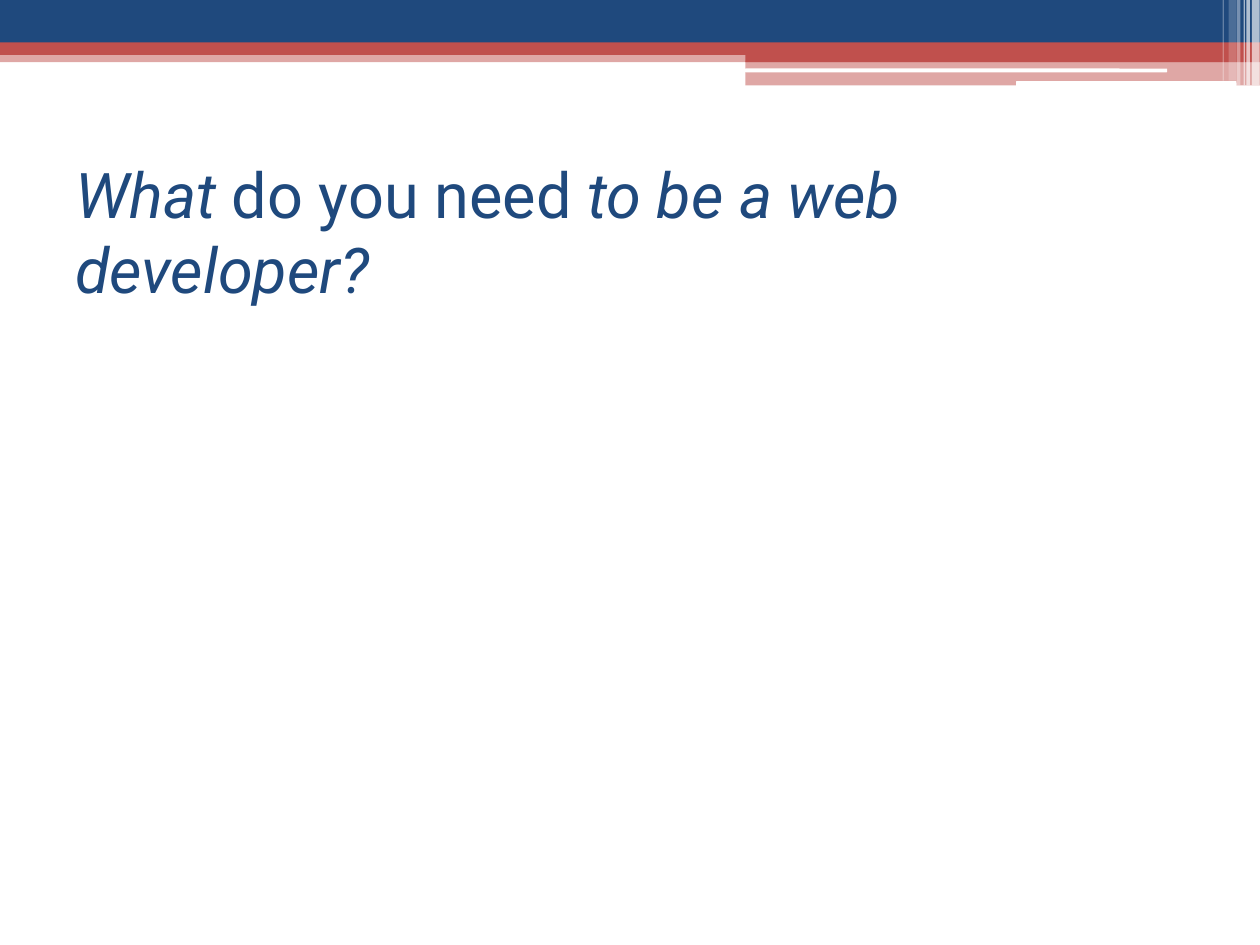
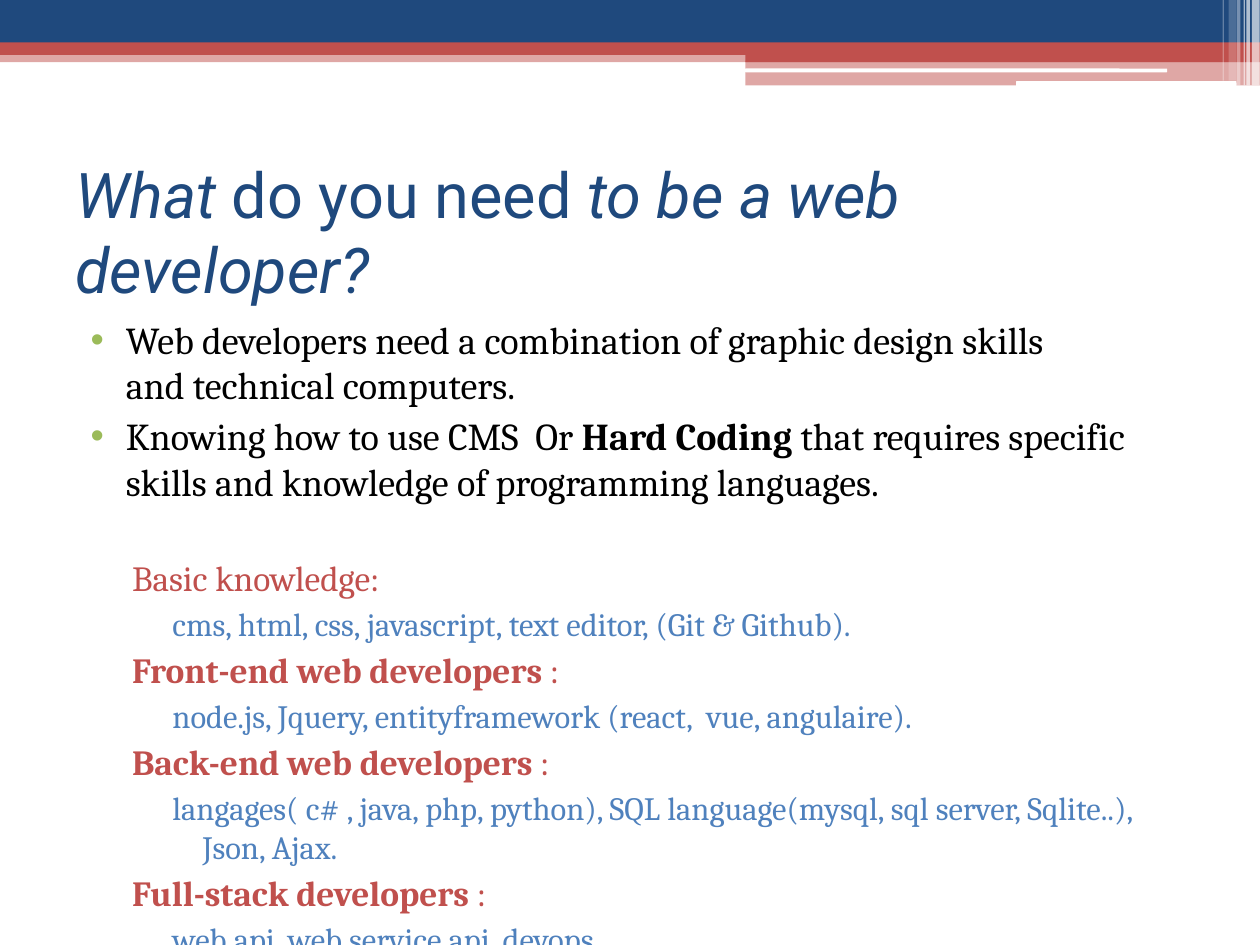
Before and after one commit to jmaielkawthar/GoMyCode, a slide deck: slide 4 of CHECKPOINT.pptx. Drawn at 1260x945 pixels with LibreOffice and Linux fonts; fonts in the diff are those of the drawing. Boxes give left, top, right and bottom in pixels: in the first picture for what was removed or moved away, otherwise in the second. Text is boxed around its words. In the diff, an @@ line names an element or a change of style, - is before the commit and + after.

```diff
--- a/CHECKPOINT.pptx
+++ b/CHECKPOINT.pptx
@@ text added at (x1=126, y1=327, x2=1133, y2=914), 18.6 pt, text #4F81BD @@
+• Web developers need a combination of graphic design skills and technical computers.
+• Knowing how to use CMS Or Hard Coding that requires specific skills and knowledge of programming languages.
+  Basic knowledge:
+    cms, html, css, javascript, text editor, (Git & Github).
+  Front-end web developers :
+    node.js, Jquery, entityframework (react, vue, angulaire).
+  Back-end web developers :
+    langages( c# , java, php, python), SQL language(mysql, sql server, Sqlite..), Json, Ajax.
+  Full-stack developers :
+    web api, web service api, devops.
```
Also in this commit, not shown: 2 other slides changed, 2 slides added.
